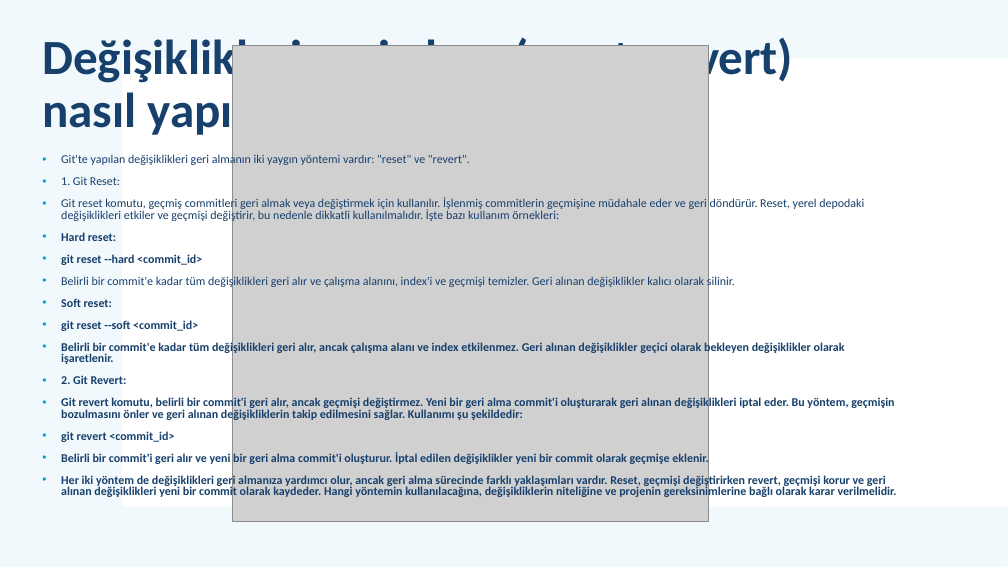
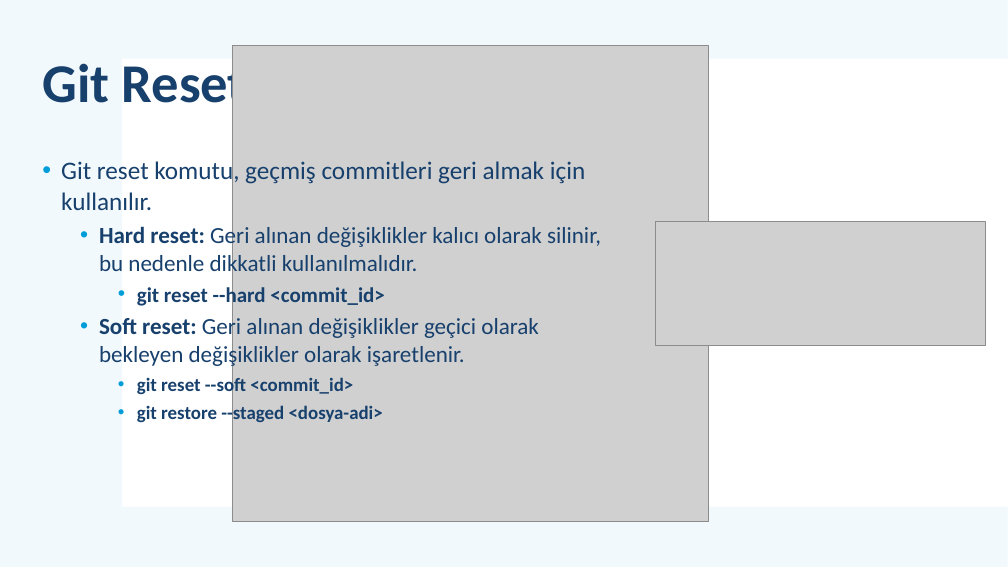
Before and after one commit to mehmetsungur/GitGithub, a slide deck: slide 11 of GitGithub.pptx (slide 29 before the commit). Drawn at 1008x567 pixels with LibreOffice and Linux fonts; fonts in the diff are those of the drawing; grey boxes stand for pictures. Boxes give left, top, right and bottom in pixels: in the first picture for what was removed or moved away, otherwise in the second. Text is boxed around its words. In the diff, an @@ line names an element or a change of style, - is before the commit and + after.

```diff
--- a/GitGithub.pptx
+++ b/GitGithub.pptx
@@ title at (x1=42, y1=57, x2=247, y2=116): text changed; size 46.8 to 52 pt @@
-Değişiklikleri geri alma (reset, revert) nasıl yapılır
+Git Reset
@@ text at (x1=61, y1=159, x2=601, y2=277): text changed; size 11.4 to 22 pt @@
-• Git'te yapılan değişiklikleri geri almanın iki yaygın yöntemi vardır: "reset" ve "revert".
-• 1. Git Reset:
-• Git reset komutu, geçmiş commitleri geri almak veya değiştirmek için kullanılır. İşlenmiş commitlerin geçmişine müdahale eder ve geri döndürür. Reset, yerel depodaki değişiklikleri etkiler ve geçmişi değiştirir, bu nedenle dikkatli kullanılmalıdır. İşte bazı kullanım örnekleri:
-• Hard reset:
+• Git reset komutu, geçmiş commitleri geri almak için kullanılır.
+  • Hard reset: Geri alınan değişiklikler kalıcı olarak silinir, bu nedenle dikkatli kullanılmalıdır.
@@ picture added at (x1=656, y1=222, x2=986, y2=346) @@
@@ text at (x1=137, y1=284, x2=384, y2=396): size 11.4 to 20 pt in "git reset --hard <commit_id>"; size 11.4 to 18 pt in "git reset --soft <commit_id>"; list level 1 to 3 in "git reset --hard <commit_id>"; line spacing 0.8 to 1; list level 1 to 3 in "git reset --soft <commit_id>" @@
@@ text at (x1=99, y1=315, x2=539, y2=368): text changed; size 11.4 to 22 pt @@
-• Belirli bir commit'e kadar tüm değişiklikleri geri alır ve çalışma alanını, index'i ve geçmişi temizler. Geri alınan değişiklikler kalıcı olarak silinir.
-• Soft reset:
+  • Soft reset: Geri alınan değişiklikler geçici olarak bekleyen değişiklikler olarak işaretlenir.
@@ text at (x1=137, y1=403, x2=383, y2=424): text changed; size 11.4 to 18 pt @@
-• Belirli bir commit'e kadar tüm değişiklikleri geri alır, ancak çalışma alanı ve index etkilenmez. Geri alınan değişiklikler geçici olarak bekleyen değişiklikler olarak işaretlenir.
-• 2. Git Revert:
-• Git revert komutu, belirli bir commit'i geri alır, ancak geçmişi değiştirmez. Yeni bir geri alma commit'i oluşturarak geri alınan değişiklikleri iptal eder. Bu yöntem, geçmişin bozulmasını önler ve geri alınan değişikliklerin takip edilmesini sağlar. Kullanımı şu şekildedir:
-• git revert <commit_id>
-• Belirli bir commit'i geri alır ve yeni bir geri alma commit'i oluşturur. İptal edilen değişiklikler yeni bir commit olarak geçmişe eklenir.
-• Her iki yöntem de değişiklikleri geri almanıza yardımcı olur, ancak geri alma sürecinde farklı yaklaşımları vardır. Reset, geçmişi değiştirirken revert, geçmişi korur ve geri alınan değişiklikleri yeni bir commit olarak kaydeder. Hangi yöntemin kullanılacağına, değişikliklerin niteliğine ve projenin gereksinimlerine bağlı olarak karar verilmelidir.
+    • git restore --staged <dosya-adi>
```
Also in this commit, not shown: 4 other slides changed, 16 slides added, 22 slides removed, 1 other file.
